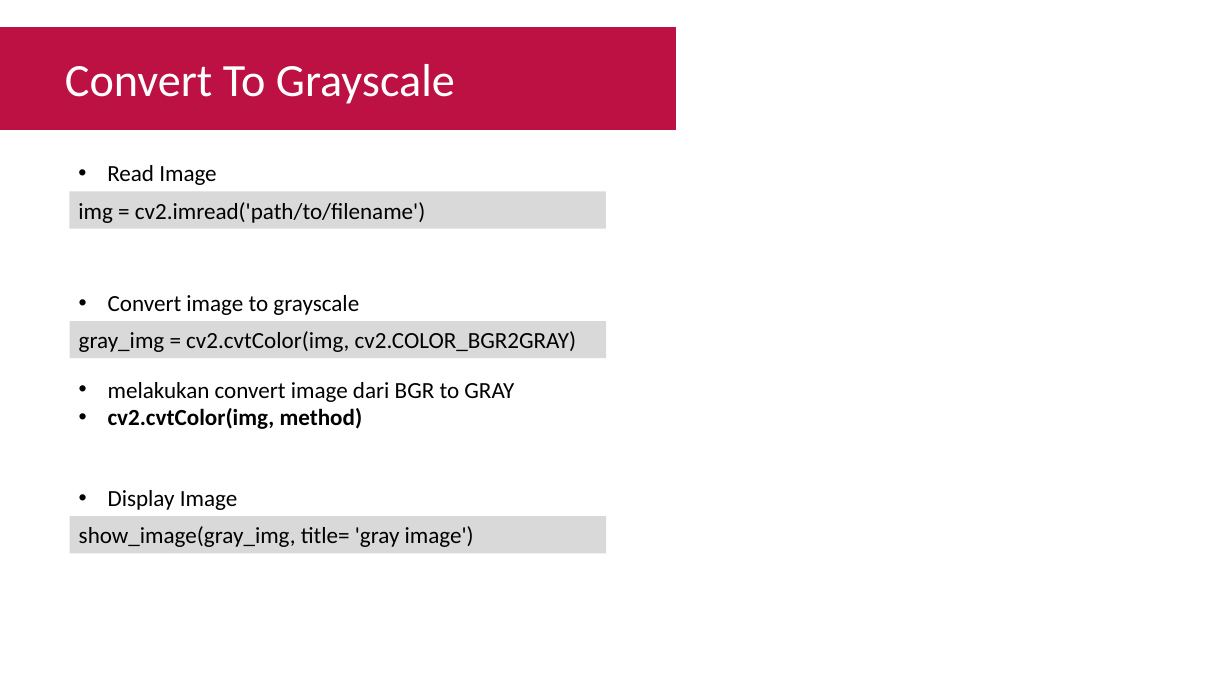
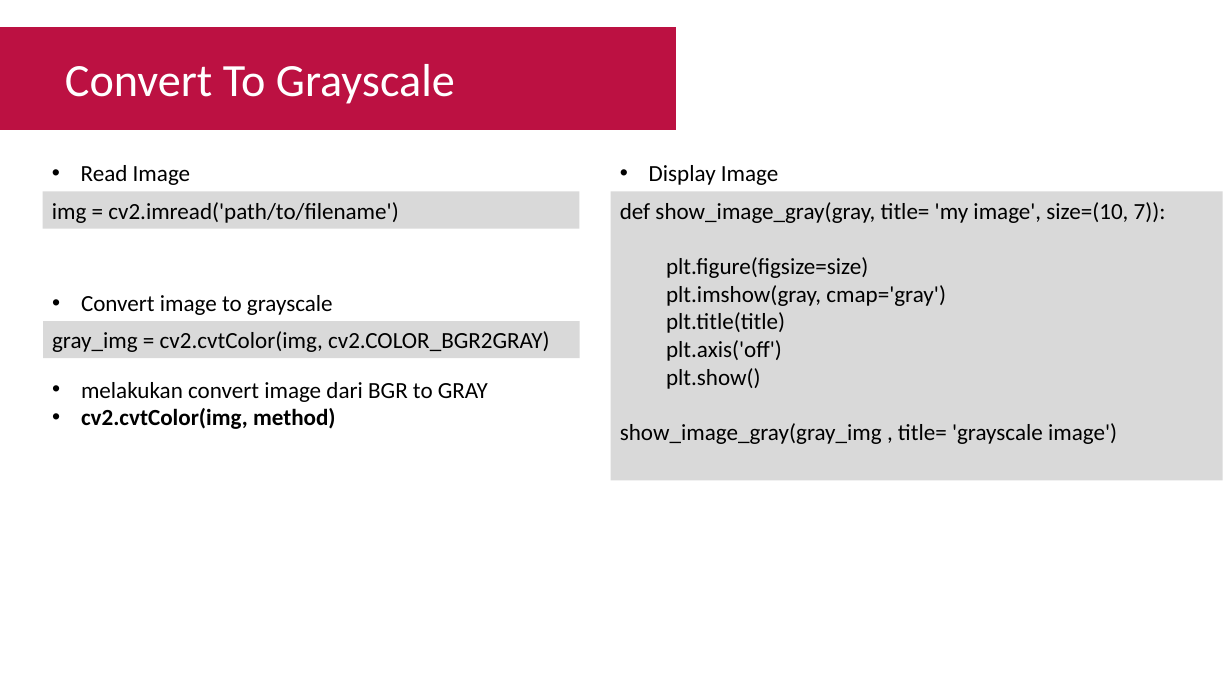
Before and after one commit to Muhammad-Yunus/Materi-Training, a slide deck: slide 18 of A. Raspberry Pi - Image Processing/#6 - Computer Vision Part 2 (Crop, Resize, Convert Color)/P6 - Computer Vision Part 2 (Crop, Resize, Convert Color).pptx. Drawn at 1232x693 pixels with LibreOffice and Linux fonts; fonts in the diff are those of the drawing. Boxes give left, top, right and bottom in pixels: in the first picture for what was removed or moved away, otherwise in the second. Text is boxed around its words. In the diff, an @@ line names an element or a change of style, - is before the commit and + after.

Commit message:
update

```diff
--- a/A. Raspberry Pi - Image Processing/#6 - Computer Vision Part 2 (Crop, Resize, Convert Color)/P6 - Computer Vision Part 2 (Crop, Resize, Convert Color).pptx
+++ b/A. Raspberry Pi - Image Processing/#6 - Computer Vision Part 2 (Crop, Resize, Convert Color)/P6 - Computer Vision Part 2 (Crop, Resize, Convert Color).pptx
@@ text "Display Image": place and size @@
-text "Display Image" at box(108, 490, 237, 510)
+text "Display Image" at box(649, 165, 778, 185)
@@ 3 texts, 2 rectangles: place and size @@
-3 texts, 2 rectangles at box(69, 165, 606, 429)
+3 texts, 2 rectangles at box(43, 165, 580, 429)
@@ rectangle added at box(611, 191, 1223, 481), fill #D9D9D9, 18 pt, text #000000 @@
+def show_image_gray(gray, title= 'my image', size=(10, 7)):
+  plt.figure(figsize=size)
+  plt.imshow(gray, cmap='gray')
+  plt.title(title)
+  plt.axis('off')
+  plt.show()
+show_image_gray(gray_img , title= 'grayscale image')
@@ rectangle removed at box(69, 517, 606, 554) @@
-show_image(gray_img, title= 'gray image')
```
Also in this commit, not shown: 1 other slide changed.
